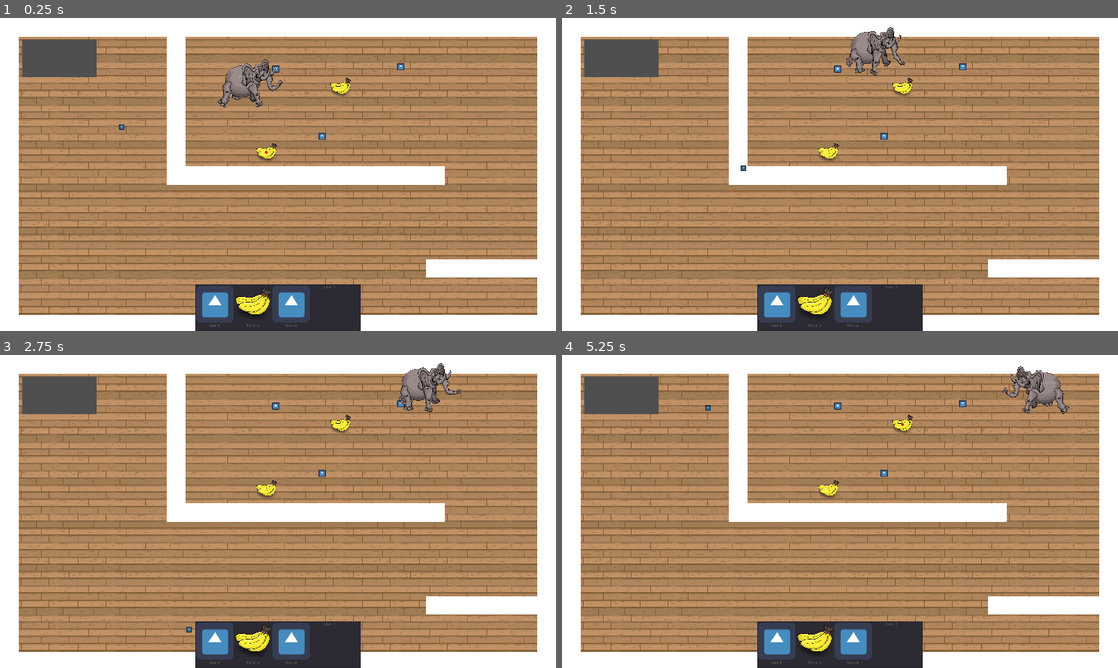
Above: before the commit, frames 1-4 (two rows, left to right).
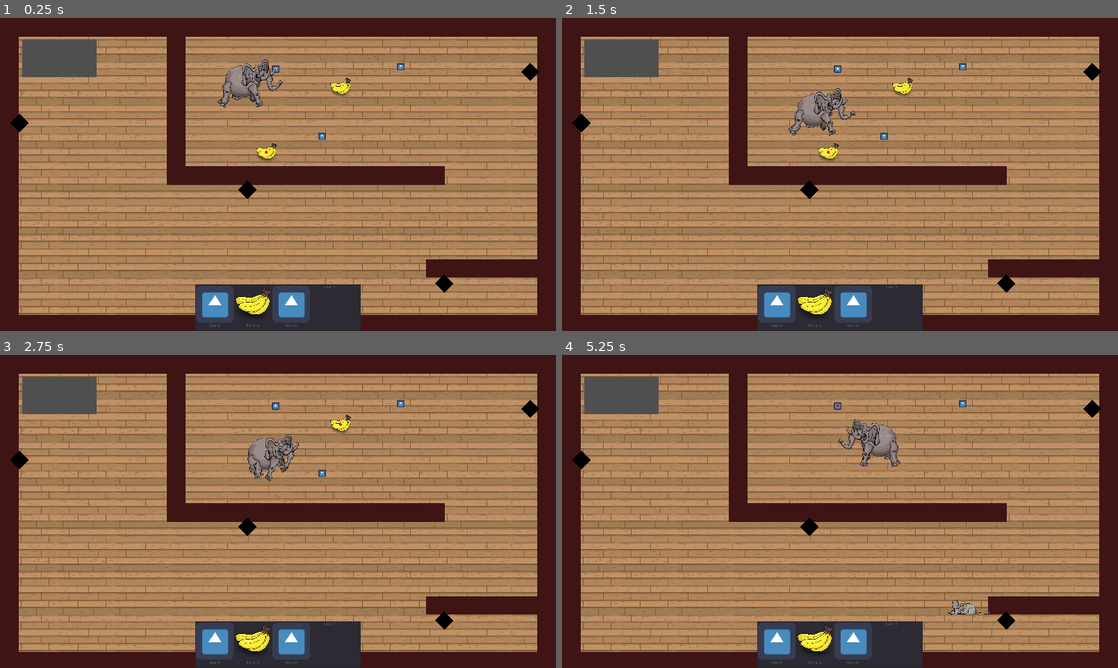
Above: after the commit, the same moments.

Repository: Lounge-Dev-Knights/gameoff-2022
Game: Godot game, scene res://Testlevel.tscn
The game is run twice, just before and just after one commit, with the same random seed, the same clock (stepped at 60 frames per second) and the same inputs. The engine's default icon, where the game draws it, is replaced by a stand-in: a white triangle on a blue panel in a dark square.
Inputs (mouse positions are in pixels of both pictures, inside the frame that each line leads up to):
- Up to frame 1 (0.25 s): no input
- Up to frame 2 (1.5 s): move the mouse to (962, 158) at 0.52 s; click (962, 158) at 0.67 s; move the mouse to (728, 190) at 1.27 s; click (728, 190) at 1.42 s
- Up to frame 3 (2.75 s): move the mouse to (333, 442) at 2.02 s; click (333, 442) at 2.17 s
- Up to frame 4 (5.25 s): move the mouse to (812, 574) at 2.77 s; click (812, 574) at 2.92 s; move the mouse to (1006, 558) at 3.52 s; click (1006, 558) at 3.67 s; move the mouse to (673, 464) at 4.27 s; click (673, 464) at 4.42 s; move the mouse to (867, 511) at 5.02 s; click (867, 511) at 5.17 s

The runs differ from the first frame. In frame 1, 21% of the frame differs, in the area x 0-100%, y 0-100%; in frame 2, 23%; in frame 3, 23%; in frame 4, 24%.

Commit message:
add mouseholes (#13)
* add mouse graphics
* find a target mousehole when a mouse spawns
* track number of mouses per mousehole

Diff:
--- a/Elephant.gd
+++ b/Elephant.gd
@@ -34,7 +34,7 @@
 
 
 func _draw() -> void:
-	if target:
+	if is_instance_valid(target):
 		draw_circle(to_local(target.global_position), 5, Color.red)
 
 
@@ -83,7 +83,10 @@
 		State.FLEEING:
 			$LN_4elephant/AnimationPlayer.play("walk")
 			$LN_4elephant/AnimationPlayer.playback_speed = 2.0
-			velocity = -to_local(target.global_position).normalized() * MAX_SPEED * 2
+
+			# dont change velocity if target disappeared
+			if is_instance_valid(target):
+				velocity = -to_local(target.global_position).normalized() * MAX_SPEED * 2
 
 			if randf() < 0.5 * delta:
 				state = State.IDLE
--- a/Mouse.gd
+++ b/Mouse.gd
@@ -5,17 +5,35 @@
 const MAX_SPEED = 500
 
 
+var target: Node2D
+
 var velocity: Vector2
 var direction := Vector2.RIGHT
 
 
+func _ready() -> void:
+	var mouseholes = get_tree().get_nodes_in_group("mouseholes")
+	mouseholes.shuffle()
+
+	for mousehole in mouseholes:
+		if to_local(mousehole.global_position).length() > 1:
+			target = mousehole
+			return
+
 # Called when the node enters the scene tree for the first time.
-func _ready() -> void:
-	pass # Replace with function body.
+func _process(delta: float) -> void:
+	$Mouse.flip_h = velocity.x < 0
+	if to_local(target.global_position).length() < 10:
+		target.mouses += 1
+		queue_free()
 
 
 func _physics_process(delta: float) -> void:
-	velocity = velocity.linear_interpolate(direction * MAX_SPEED, delta * 20)
+	if target != null:
+		velocity = to_local(target.global_position).normalized() * MAX_SPEED
+	else:
+		velocity = velocity.linear_interpolate(direction * MAX_SPEED, delta * 20)
+
 	position += velocity * delta
 
 
--- a/Mouse.tscn
+++ b/Mouse.tscn
@@ -1,7 +1,7 @@
 [gd_scene load_steps=4 format=2]
 
 [ext_resource path="res://Mouse.gd" type="Script" id=1]
-[ext_resource path="res://icon.png" type="Texture" id=2]
+[ext_resource path="res://graphics/mouse.png" type="Texture" id=2]
 
 [sub_resource type="CircleShape2D" id=1]
 radius = 16.0
@@ -14,9 +14,10 @@
 [node name="CollisionShape2D" type="CollisionShape2D" parent="."]
 shape = SubResource( 1 )
 
-[node name="Icon" type="Sprite" parent="."]
+[node name="Mouse" type="Sprite" parent="."]
 modulate = Color( 0.726562, 0.726562, 0.726562, 1 )
-scale = Vector2( 0.3, 0.3 )
+position = Vector2( -8, 0 )
+scale = Vector2( 0.15, 0.15 )
 texture = ExtResource( 2 )
 
 [node name="DirectionTimer" type="Timer" parent="."]
--- /dev/null
+++ b/Mousehole.gd
@@ -0,0 +1,22 @@
+extends Node2D
+
+const SPAWN_CHANCE = 0.2
+
+export var mouses = 0
+
+
+func _ready() -> void:
+	randomize()
+
+
+func spawn_mouse() -> void:
+	mouses -= 1
+	var mouse = preload("res://Mouse.tscn").instance()
+	mouse.set_as_toplevel(true)
+	mouse.global_position = global_position
+	add_child(mouse)
+
+
+func _on_Spawntrigger_timeout() -> void:
+	if mouses > 0 and randf() < SPAWN_CHANCE:
+		spawn_mouse()
--- /dev/null
+++ b/Mousehole.tscn
@@ -0,0 +1,15 @@
+[gd_scene load_steps=2 format=2]
+
+[ext_resource path="res://Mousehole.gd" type="Script" id=1]
+
+[node name="Mousehole" type="Node2D" groups=["mouseholes"]]
+script = ExtResource( 1 )
+
+[node name="Polygon2D" type="Polygon2D" parent="."]
+color = Color( 0, 0, 0, 1 )
+polygon = PoolVector2Array( -32, 0, 0, -32, 32, 0, 0, 32 )
+
+[node name="Spawntrigger" type="Timer" parent="."]
+autostart = true
+
+[connection signal="timeout" from="Spawntrigger" to="." method="_on_Spawntrigger_timeout"]
--- a/Testlevel.gd
+++ b/Testlevel.gd
@@ -8,6 +8,7 @@
 func _ready() -> void:
 	for staircase in get_tree().get_nodes_in_group("staircases"):
 		(staircase as Area2D).connect("body_entered", self, "_staircase_body_entered")
+
 
 func _unhandled_input(event: InputEvent) -> void:
 	if event is InputEventMouseButton and event.is_pressed():
@@ -23,11 +24,11 @@
 
 
 func handle_drop_item() -> void:
-
 	if active_item != null:
 		var item = active_item.instance()
 		item.position = get_local_mouse_position()
 		$items.add_child(item)
 
+
 func _on_ItemList_item_selected(index: int) -> void:
 	active_item = load("res://%s.tscn" % $CanvasLayer/ItemList.get_item_text(index))
--- a/Testlevel.tscn
+++ b/Testlevel.tscn
@@ -8,8 +8,8 @@
 [ext_resource path="res://Banana.tscn" type="PackedScene" id=6]
 [ext_resource path="res://graphics/BANANA1 (2).png" type="Texture" id=7]
 [ext_resource path="res://graphics/floor.png" type="Texture" id=8]
-[ext_resource path="res://Mouse.tscn" type="PackedScene" id=9]
 [ext_resource path="res://Staircase.tscn" type="PackedScene" id=10]
+[ext_resource path="res://Mousehole.tscn" type="PackedScene" id=11]
 
 [node name="Testlevel" type="Node2D"]
 script = ExtResource( 5 )
@@ -263,10 +263,21 @@
 [node name="Elephant" parent="." instance=ExtResource( 2 )]
 position = Vector2( 840, 240 )
 
-[node name="Mouse" parent="." instance=ExtResource( 9 )]
-position = Vector2( 312, 376 )
-
 [node name="Staircase" parent="." instance=ExtResource( 10 )]
 position = Vector2( 205, 139 )
 
+[node name="Mousehole" parent="." instance=ExtResource( 11 )]
+position = Vector2( 67, 362 )
+
+[node name="Mousehole2" parent="." instance=ExtResource( 11 )]
+position = Vector2( 1534, 916 )
+mouses = 1
+
+[node name="Mousehole3" parent="." instance=ExtResource( 11 )]
+position = Vector2( 1831, 186 )
+
+[node name="Mousehole4" parent="." instance=ExtResource( 11 )]
+position = Vector2( 854, 593 )
+mouses = 1
+
 [connection signal="item_selected" from="CanvasLayer/ItemList" to="." method="_on_ItemList_item_selected"]
--- a/Wall.tscn
+++ b/Wall.tscn
@@ -11,6 +11,7 @@
 shape = SubResource( 1 )
 
 [node name="Polygon2D" type="Polygon2D" parent="."]
-position = Vector2( -21.5544, 10.4421 )
-scale = Vector2( 0.663212, 0.673684 )
-polygon = PoolVector2Array( -64, -63, 129, -63, 129, 32, -64, 32 )
+position = Vector2( -25.0182, 6.92477 )
+scale = Vector2( 0.60909, 0.783601 )
+color = Color( 0.246094, 0.0764816, 0.0764816, 1 )
+polygon = PoolVector2Array( -64, -49.6742, 146.15, -49.6742, 146.15, 32, -64, 32 )
Not shown, added: graphics/GRASSPOT.png.import
Not shown, added: graphics/mouse.png.import
Not shown, added: mouse.png.import
